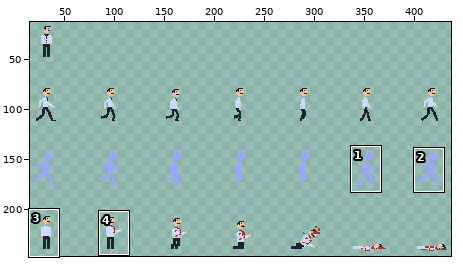
Sprite sheet -- assets/officeSheet.png. Above, an overview of the earlier version with the close-up marked.
Close-up. Old version:
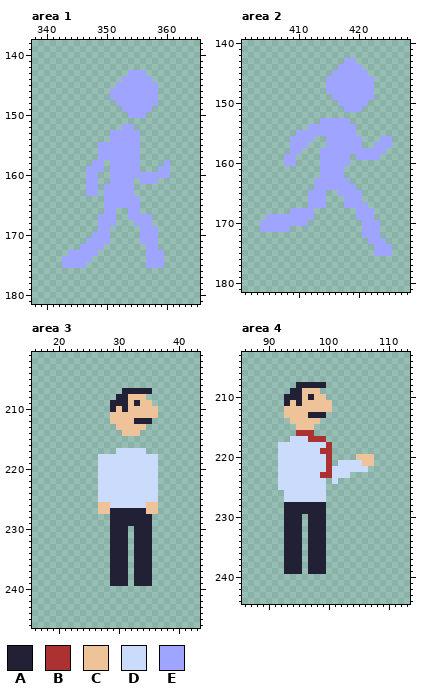
The file is 448x256 pixels. Shown: area 1: x 338..365, y 138..181; area 2: x 401..428, y 140..181; area 3: x 16..43, y 201..246; area 4: x 86..113, y 203..244. The wide view leaves out empty margins. The commit also changed other parts of the picture, which this record leaves out.
Palette (. is transparent): A #222034  B #ac3232  C #eec39a  D #cbdbfc  E #9fa5ff
New version:
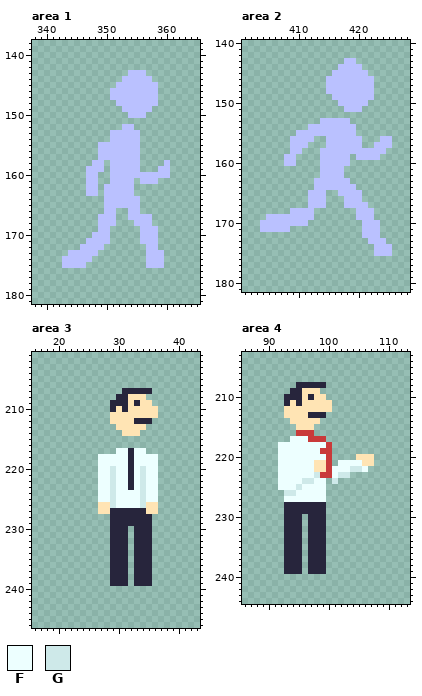
Colours new in this view: F #edffff  G #cee9e9
Change:
colour A: #222034 -> #27253c
colour B: #ac3232 -> #c93a3a
colour C: #eec39a -> #ffe4b4
colour E: #9fa5ff -> #bac1ff
Changed rows in their new state; - is a pixel that keeps its letter.
Area 3:
first column x 27:
217 ---FFAFF--
218 FFFFFAFFFF
219 FFFFFAFFFF
220 FFGFFAFGFF
221 FFGFFAFGFF
222 FFGFFAFGFF
223 FFGFFAFGFF
224 FFGFFFFGFF
225 FFGFFFFGFF
226 --GFFFFG--
Area 4:
first column x 92:
217 --FFF----------
218 FFFFFFFF-------
219 FFFFFFF--------
220 FFFFFFFF-------
221 FFFFFFCC--FFFF-
222 FFFFFFCC-FFFGGF
223 FFFFFFG--FGG---
224 FFFFGGFF-G-----
225 FFFGFFFF-------
226 -GGFFFFF-------
227 -FFFFFFF-------
Where, in picture pixels (left, top, right, bottom), the same in both close-ups:
changed: (62, 70, 170, 268)
changed: (260, 58, 392, 256)
changed: (98, 388, 158, 586)
changed: (278, 382, 374, 574)
